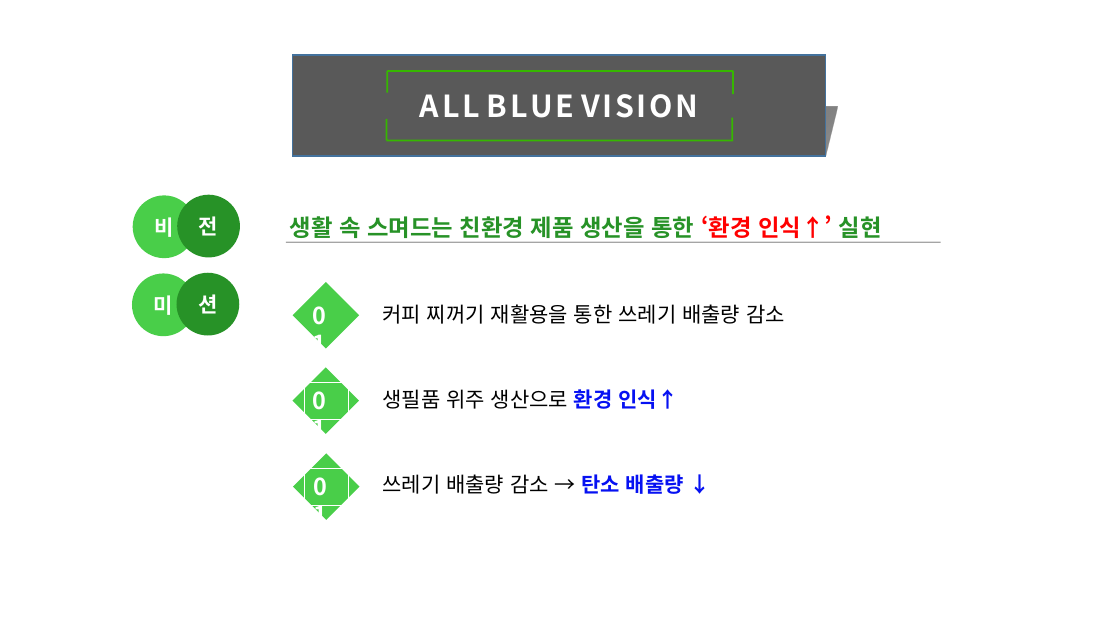
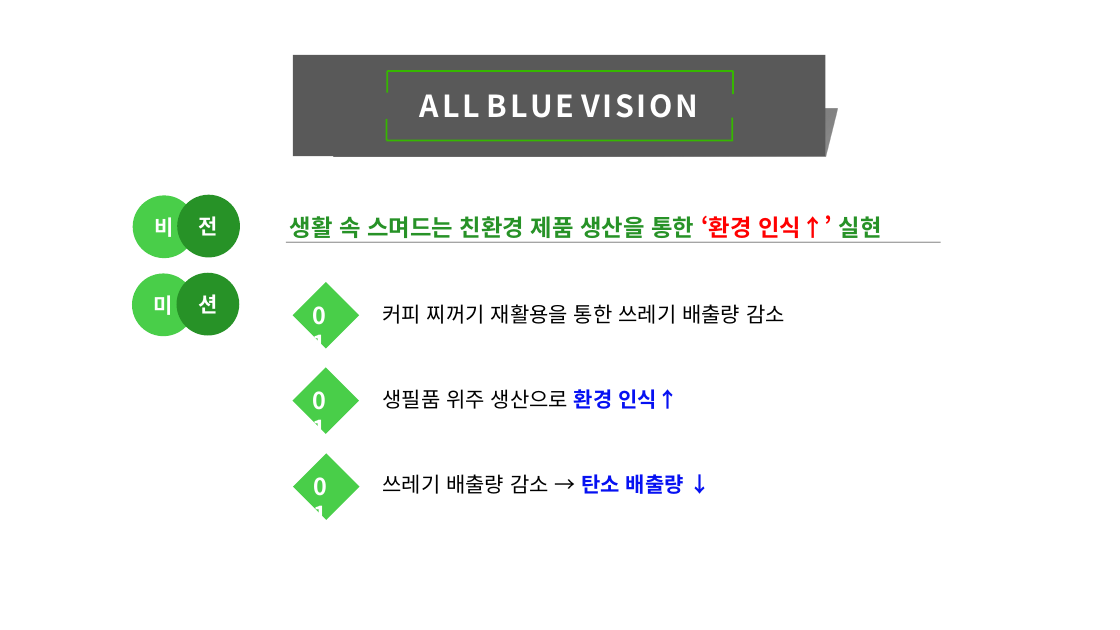
Before and after one commit to Kimgyeongryeol/goverment_KR, a slide deck: slide 1 of 정부지원사업/환경창업대전 5.14/data/자사 VISION.pptx. Drawn at 1120x630 pixels with LibreOffice and Linux fonts; fonts in the diff are those of the drawing. Boxes give left, top, right and bottom in pixels: in the first picture for what was removed or moved away, otherwise in the second. Text is boxed around its words. In the diff, an @@ line names an element or a change of style, - is before the commit and + after.

Commit message:
5-14

```diff
--- a/정부지원사업/환경창업대전 5.14/data/자사 VISION.pptx
+++ b/정부지원사업/환경창업대전 5.14/data/자사 VISION.pptx
@@ rectangle "A L L B L ..." at <box>293,55,826,155</box>: outline #43739E 1 pt to none @@
@@ text "01" at <box>304,382,348,419</box>: outline #FFFFFF 0 pt dashed to none @@
@@ text "01" at <box>305,469,349,506</box>: outline #FFFFFF 0 pt dashed to none @@
```
